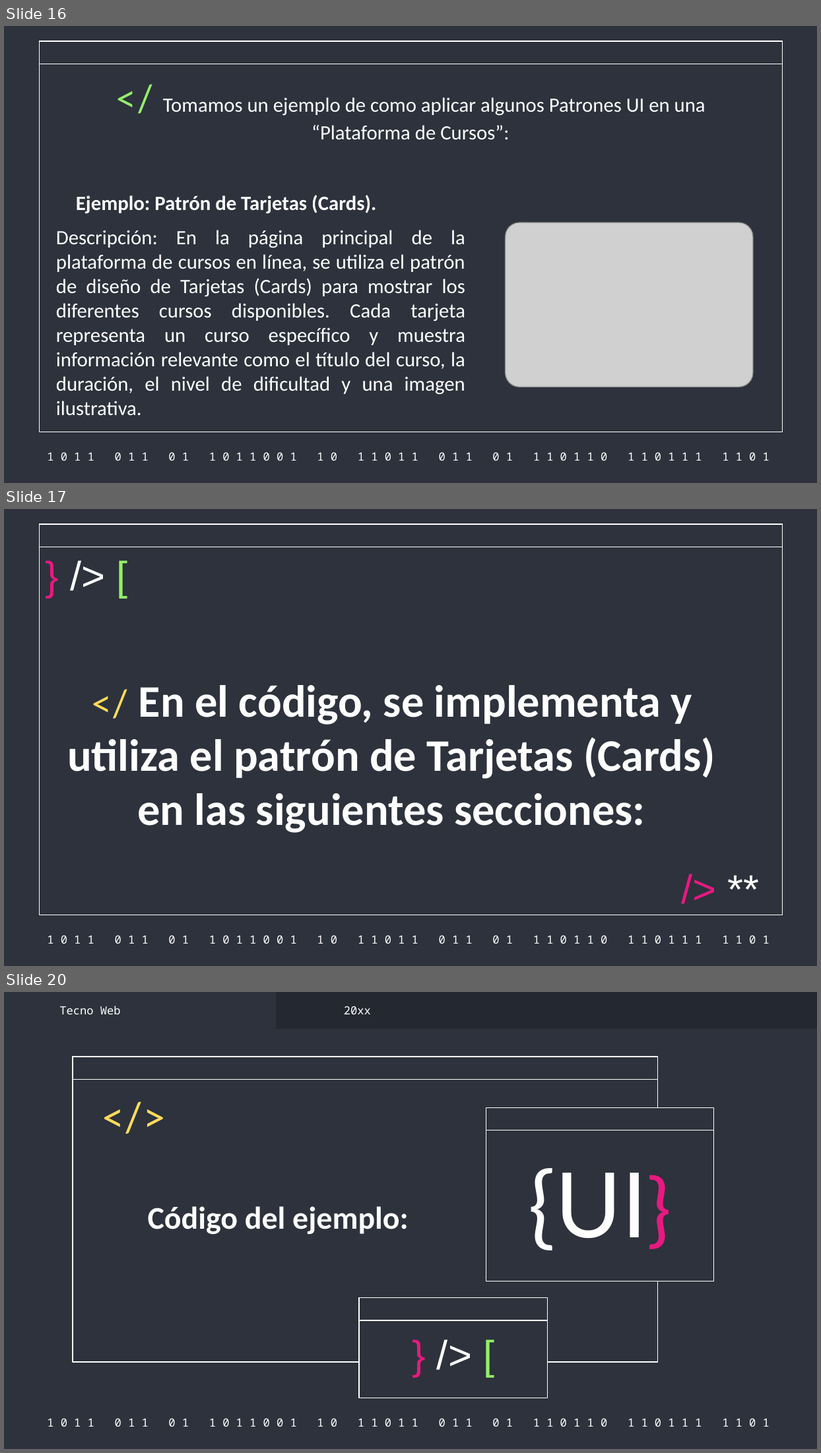
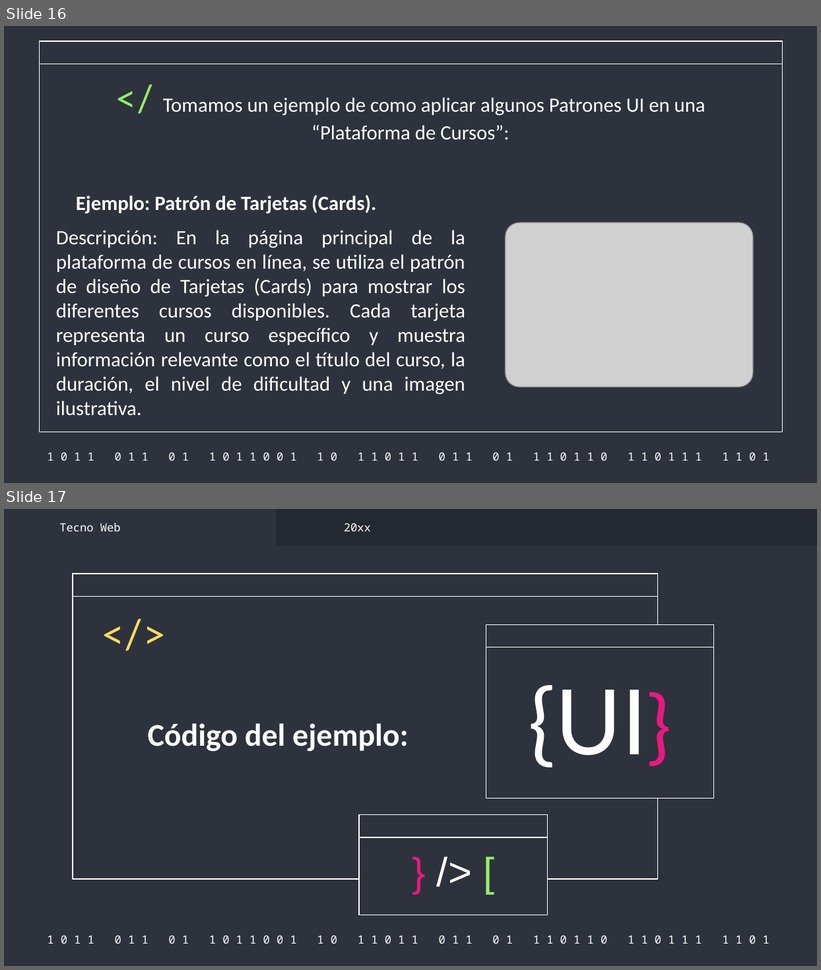
Before and after one commit to PANDITHAjr/WEB-TRANSPORTE-2022-2, a slide deck: DOCUMENTACION/tecnoweb.pptx. Shown one above the other, each under a label of ours: slides 16, 17 and 20 before the commit, slides 16 and 17 after it; the slides between them are not shown. The pictures are 821x1453 and 821x970 pixels, drawn with LibreOffice and Linux fonts; fonts in the diff are those of the drawing; grey boxes stand for pictures. Boxes give left, top, right and bottom in pixels: in the first picture for what was removed or moved away, otherwise in the second. Text is boxed around its words. In the diff, an @@ line names an element or a change of style, - is before the commit and + after.

```diff
--- a/DOCUMENTACION/tecnoweb.pptx
+++ b/DOCUMENTACION/tecnoweb.pptx
@@ slide 17 removed at [4,509,817,966], background #2D323C; not listed: 3 template elements that a slide beside it also shows @@
@@ text removed at [32,547,141,604] @@
-} /> [
@@ title removed at [67,685,715,833] @@
-</ En el código, se implementa y utiliza el patrón de Tarjetas (Cards) en las siguientes secciones:
@@ text removed at [667,860,775,917] @@
-/> **
@@ what was slide 20 is now slide 17 @@
```
Also in this commit, not shown: 2 other slides removed.
